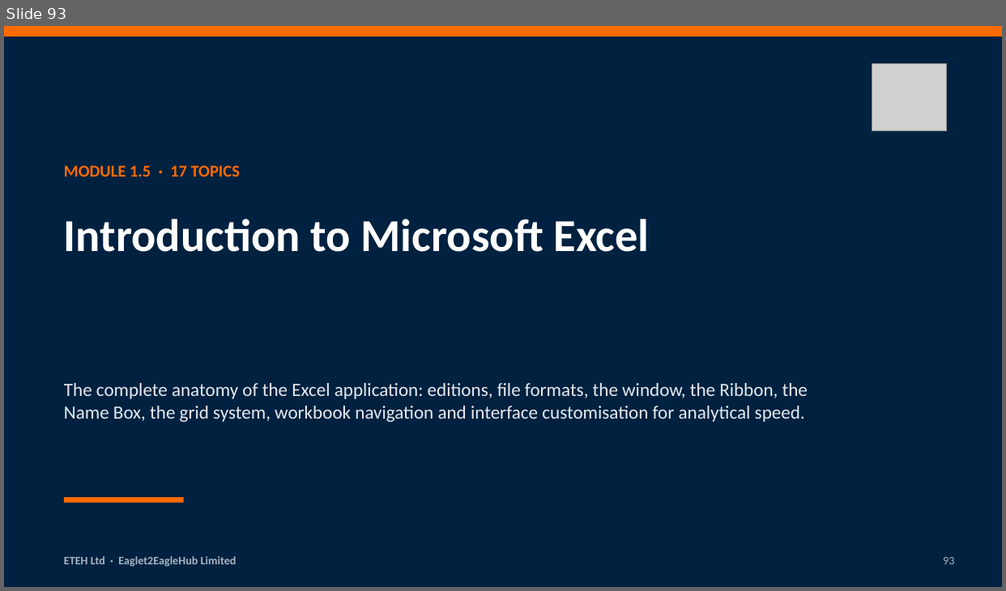
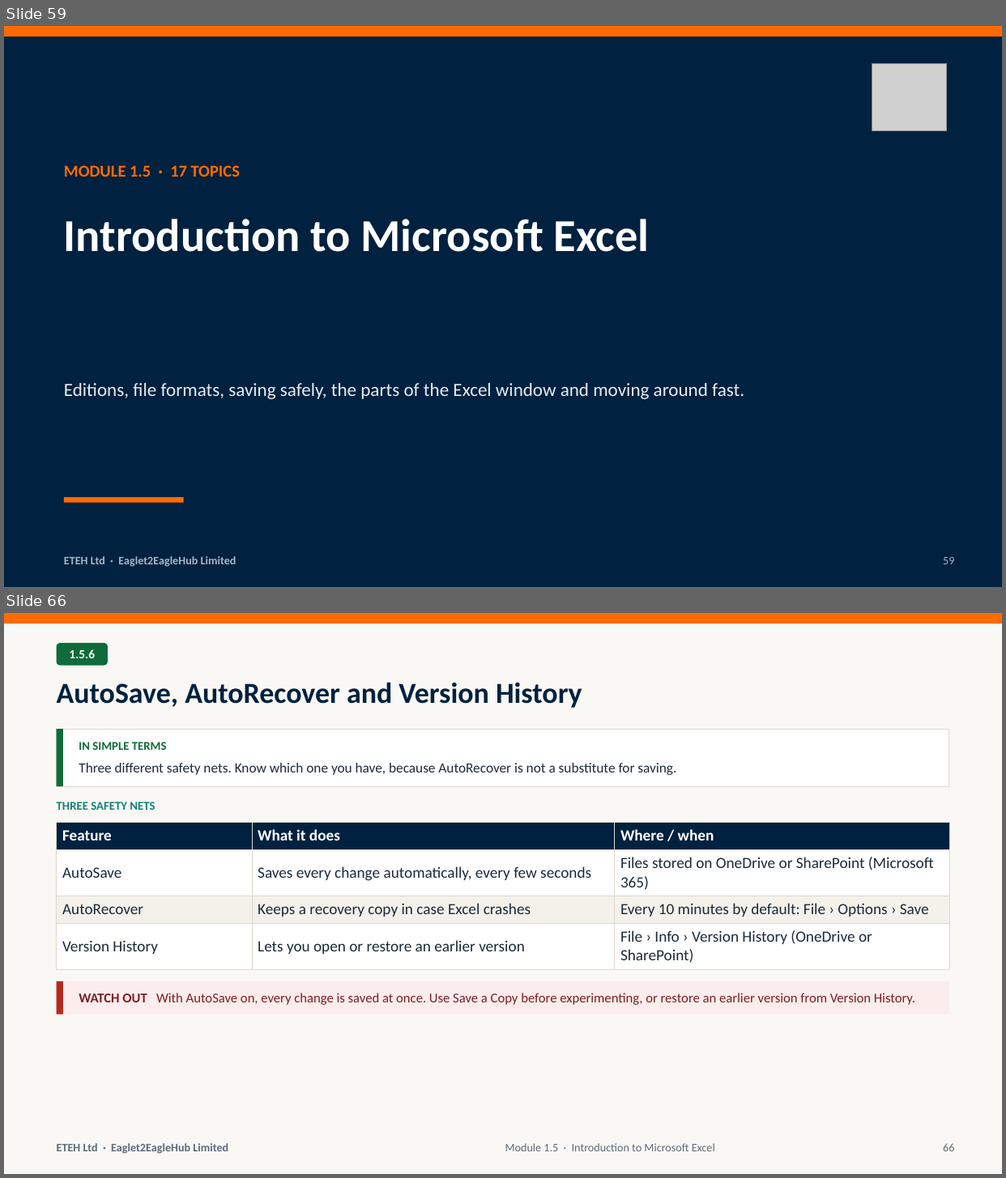
Before and after one commit to MaxiKen/ETEH, a slide deck: ETEH_Bootcamp_Pack/ETEH_Vol1_Week1_Foundations_Slides.pptx. Shown one above the other, each under a label of ours: slide 93 before the commit, slides 59 and 66 after it; the slides between them are not shown. The pictures are 1006x591 and 1006x1178 pixels, drawn with LibreOffice and Linux fonts; fonts in the diff are those of the drawing; grey boxes stand for pictures. Boxes give left, top, right and bottom in pixels: in the first picture for what was removed or moved away, otherwise in the second. Text is boxed around its words. In the diff, an @@ line names an element or a change of style, - is before the commit and + after.

Commit message:
Edition 3, Week 1: new deck (146 slides), self-contained examples workbook, assignment Function Guide
- Deck rebuilt from the ETEH template: one slide per topic, definition / in simple terms / analogy / example only where needed;
  example tables labelled by table name; workbook introduced once at the start of the week.
- Examples workbook rebuilt (02_sec_w1.py + w1x.py + v3/wb_a|b|c.py): all 111 mini-sections covered with steps,
  worked solutions (live formulas), ~220 exercises with live checks, and an answer key per module.
- Assignment: Function Guide sheet for XLOOKUP, AVERAGEIFS, MINIFS, COUNTIFS, EDATE, TEXT, SUMIFS date window, distinct count.
- Fix: tDirtySales has 335 text dates (116 + 106 + 113), not 113.
- README: Edition 3 section.

```diff
--- a/ETEH_Bootcamp_Pack/ETEH_Vol1_Week1_Foundations_Slides.pptx
+++ b/ETEH_Bootcamp_Pack/ETEH_Vol1_Week1_Foundations_Slides.pptx
@@ slide 66 added at (4, 613, 1002, 1174), background #FAF8F4 @@
@@ rectangle added at (4, 613, 1002, 624), fill #FF6B00 @@
@@ rounded rectangle added at (57, 643, 108, 666), fill #0F6B3A @@
@@ text added at (69, 649, 95, 658), 12 pt, text #FFFFFF, bold @@
+1.5.6
@@ title added at (57, 682, 582, 708), 28 pt, text #00213F, bold @@
+AutoSave, AutoRecover and Version History
@@ rectangle added at (57, 729, 949, 786), fill #FFFFFF, outline #DDD8CC 0.75 pt @@
@@ rectangle added at (57, 729, 63, 786), fill #0F6B3A @@
@@ text added at (79, 742, 167, 750), 11.5 pt, text #0F6B3A, bold @@
+IN SIMPLE TERMS
@@ text added at (79, 763, 676, 775), 13.5 pt, text #1B2B3A @@
+Three different safety nets. Know which one you have, because AutoRecover is not a substitute for saving.
@@ text added at (57, 802, 155, 810), 11.5 pt, text #13807A, bold @@
+THREE SAFETY NETS
@@ table added at (57, 823, 949, 970), 4 rows, 3 columns @@
+Feature | What it does | Where / when
+AutoSave | Saves every change automatically, every few seconds | Files stored on OneDrive or SharePoint (Microsoft 365)
+AutoRecover | Keeps a recovery copy in case Excel crashes | Every 10 minutes by default: File › Options › Save
+Version History | Lets you open or restore an earlier version | File › Info › Version History (OneDrive or SharePoint)
@@ rectangle added at (57, 982, 949, 1014), fill #FBEDEC @@
@@ rectangle added at (57, 982, 63, 1014), fill #B42B1E @@
@@ text added at (79, 993, 915, 1005), 13 pt, text #7B1F28 @@
+WATCH OUT With AutoSave on, every change is saved at once. Use Save a Copy before experimenting, or restore an earlier version from Version History.
@@ text added at (57, 1144, 228, 1154), 11 pt, text #5B6B7A, bold @@
+ETEH Ltd · Eaglet2EagleHub Limited
@@ text added at (505, 1144, 715, 1152), 11 pt, text #5B6B7A @@
+Module 1.5 · Introduction to Microsoft Excel
@@ text added at (943, 1144, 954, 1152), 11 pt, text #5B6B7A @@
+66
@@ what was slide 93 is now slide 59 @@
@@ slide 59 changed as well @@
@@ text at (64, 383, 744, 399): text changed @@
-The complete anatomy of the Excel application: editions, file formats, the window, the Ribbon, the Name Box, the grid system, workbook navigation and interface customisation for analytical speed.
+Editions, file formats, saving safely, the parts of the Excel window and moving around fast.
@@ text at (943, 557, 954, 565): text changed @@
-93
+59
```
Also in this commit, not shown: 13 other slides changed, 131 other slides added, 222 slides removed, 20 other files.
